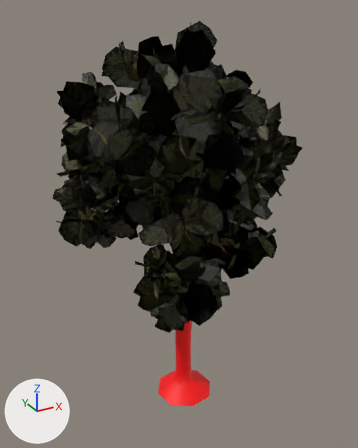
Two versions of the FBX model Assets/Models/Enviroment/Trees/pino colombiano.fbx, one commit apart.
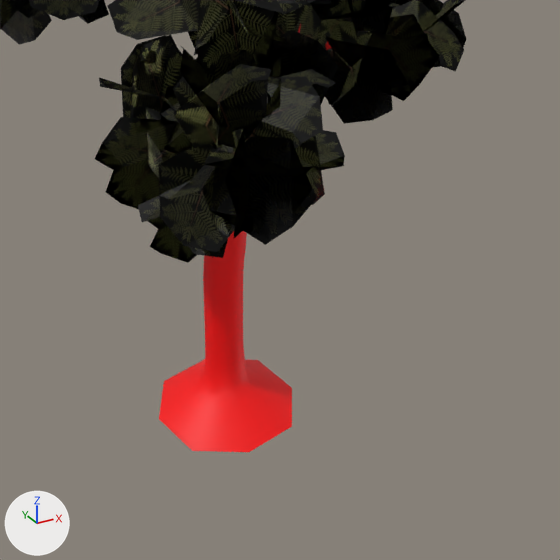
Each version appears first whole from a camera (50 mm lens) standing at (-10.05, -17.76, 17.73) and looking at (0.14, 0.78, 8.46), and next in a close-up on the part from 27% to 88% of the width and 52% to 100% of the height. The lights are fixed; the arrows at lower left show +X, +Y and +Z. Where no turn or scale is listed for an object, it has been applied to the vertices.

The first close-up shows 'Hojas'.
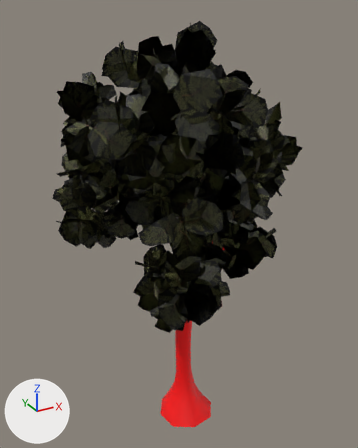
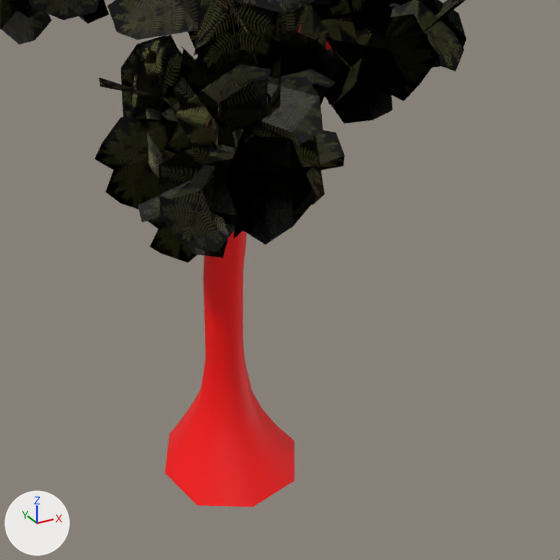
Boxes [x1, y1, x2, y2] around the edits, measured in the close-ups (560 x 560 px; the box of a moved part takes in the faces that stretch with it):
'Hojas', reshaped: before [0, 0, 467, 452]; after [0, 0, 467, 507]
part 1 of me_mesh_009, moved or reshaped: before [159, 359, 292, 452]; after [165, 366, 295, 507]

What the commit changed:
me_mesh_009 has 4709 vertices, 3857 faces and spans x -5.4..5.3, y -4.6..5.6, z -0.5..17.2.
me_mesh_009 is used by ob_hojas; location (0.0, 0.0, 0.0).
me_mesh_009 part 1: all 32 vertices in x -1.4..1.4, y -1.4..1.4, z -0.5..0.1 are scaled about their middle by (1, 1, 2.59), then moved by (0.1, 0.0, -1.0).
